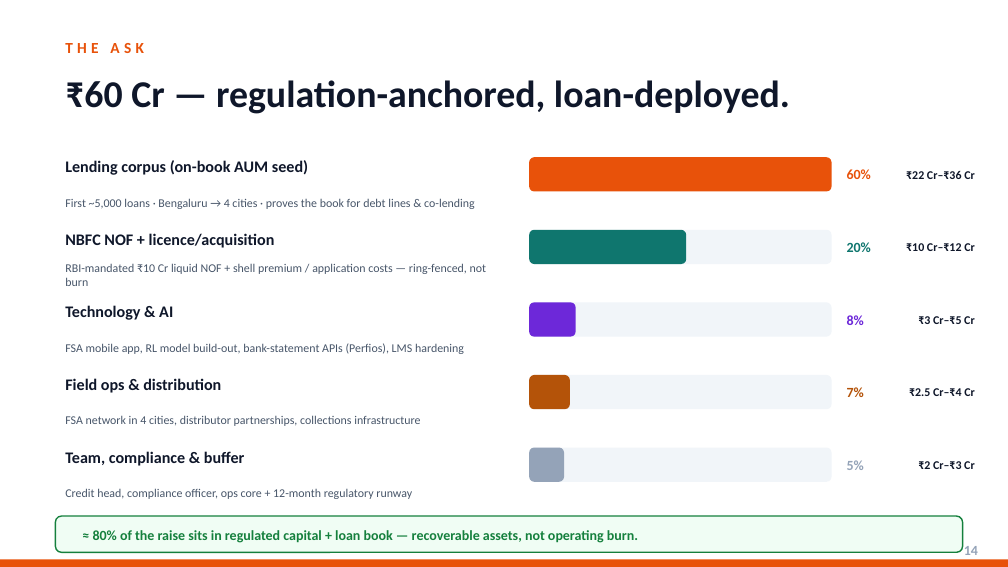
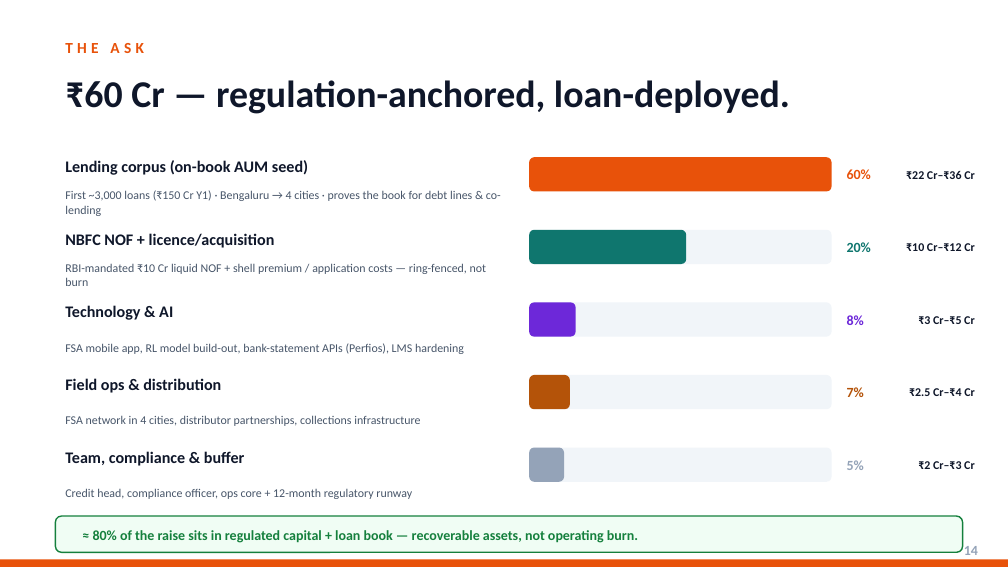
Before and after one commit to askgogo84/RasoiCapital, a slide deck: slide 14 of public/RasoiCapital_PitchDeck.pptx. Drawn at 1008x567 pixels with LibreOffice and Linux fonts; fonts in the diff are those of the drawing. Boxes give left, top, right and bottom in pixels: in the first picture for what was removed or moved away, otherwise in the second. Text is boxed around its words. In the diff, an @@ line names an element or a change of style, - is before the commit and + after.

```diff
--- a/public/RasoiCapital_PitchDeck.pptx
+++ b/public/RasoiCapital_PitchDeck.pptx
@@ text at (65, 190, 501, 216): text changed @@
-First ~5,000 loans · Bengaluru → 4 cities · proves the book for debt lines & co-lending
+First ~3,000 loans (₹150 Cr Y1) · Bengaluru → 4 cities · proves the book for debt lines & co-lending
```
Also in this commit, not shown: 10 other slides changed.
